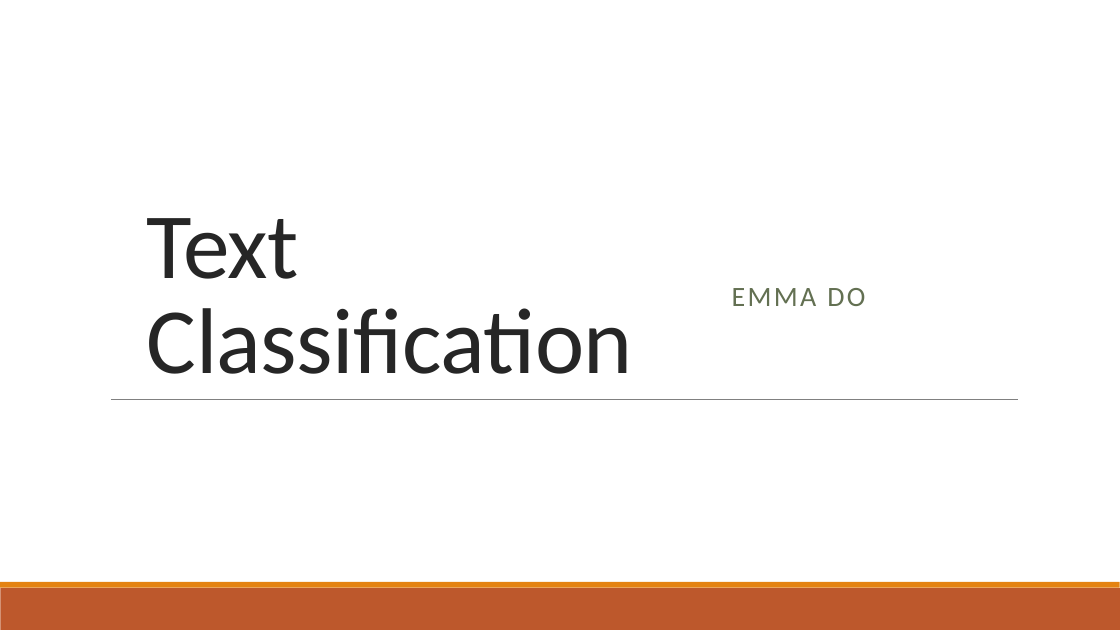
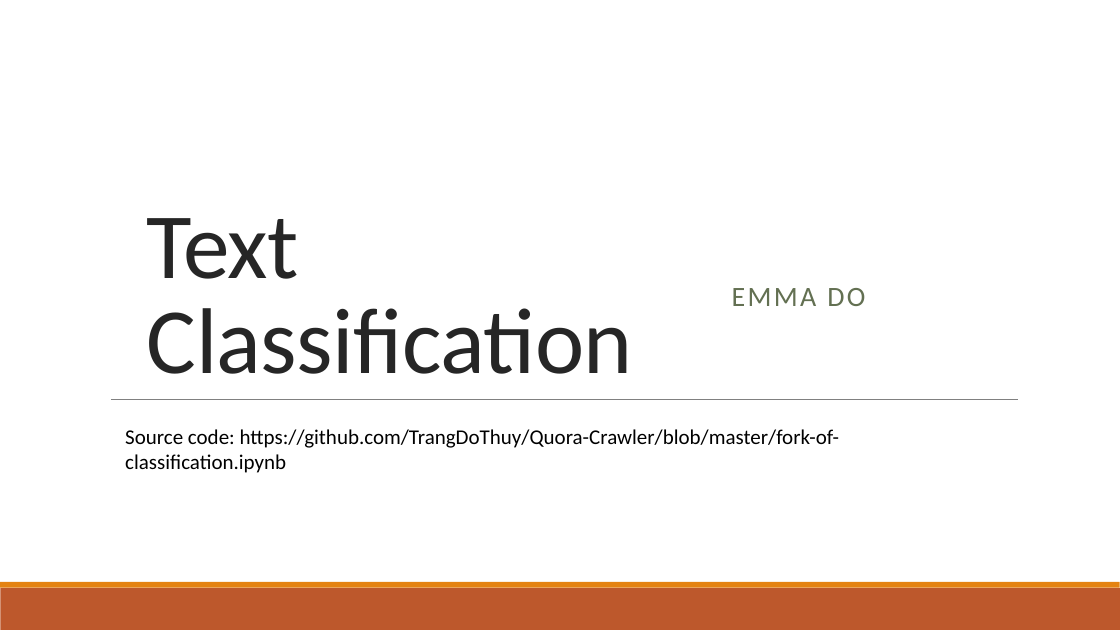
Before and after one commit to TrangDoThuy/Quora-Crawler, a slide deck: slide 1 of presentation.pptx. Drawn at 1120x630 pixels with LibreOffice and Linux fonts; fonts in the diff are those of the drawing. Boxes give left, top, right and bottom in pixels: in the first picture for what was removed or moved away, otherwise in the second. Text is boxed around its words. In the diff, an @@ line names an element or a change of style, - is before the commit and + after.

```diff
--- a/presentation.pptx
+++ b/presentation.pptx
@@ text added at <box>125,429,840,473</box>, 18 pt, text #000000 @@
+Source code: https://github.com/TrangDoThuy/Quora-Crawler/blob/master/fork-of-classification.ipynb
```
